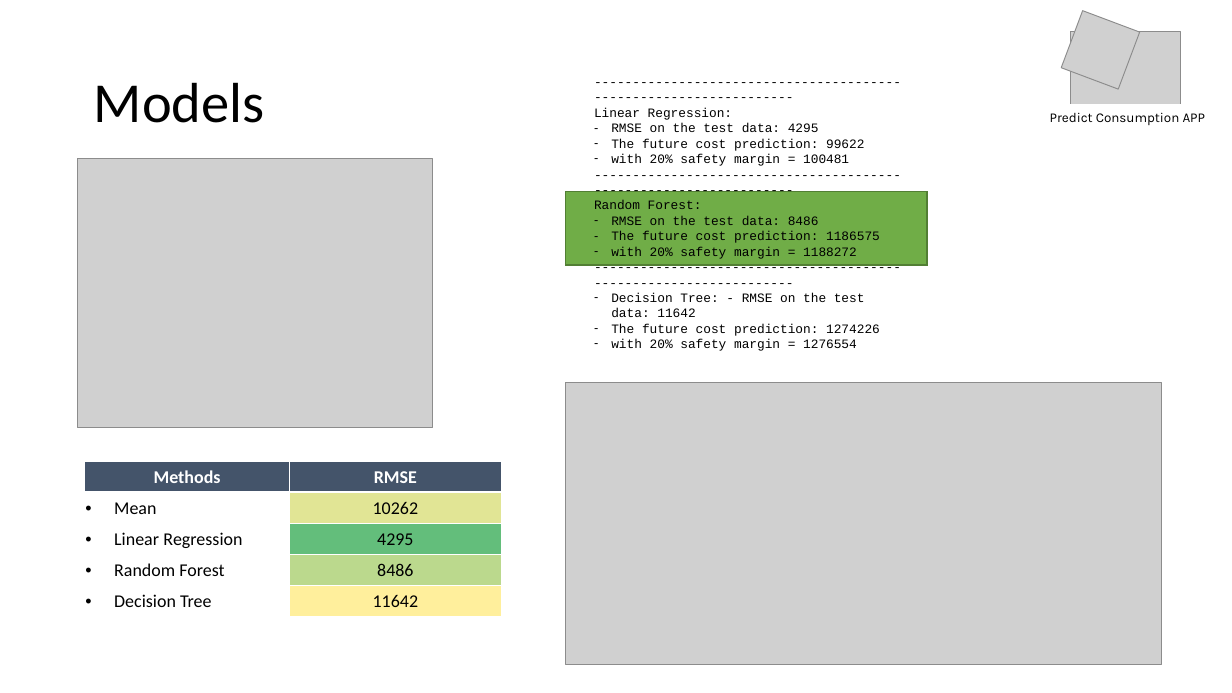
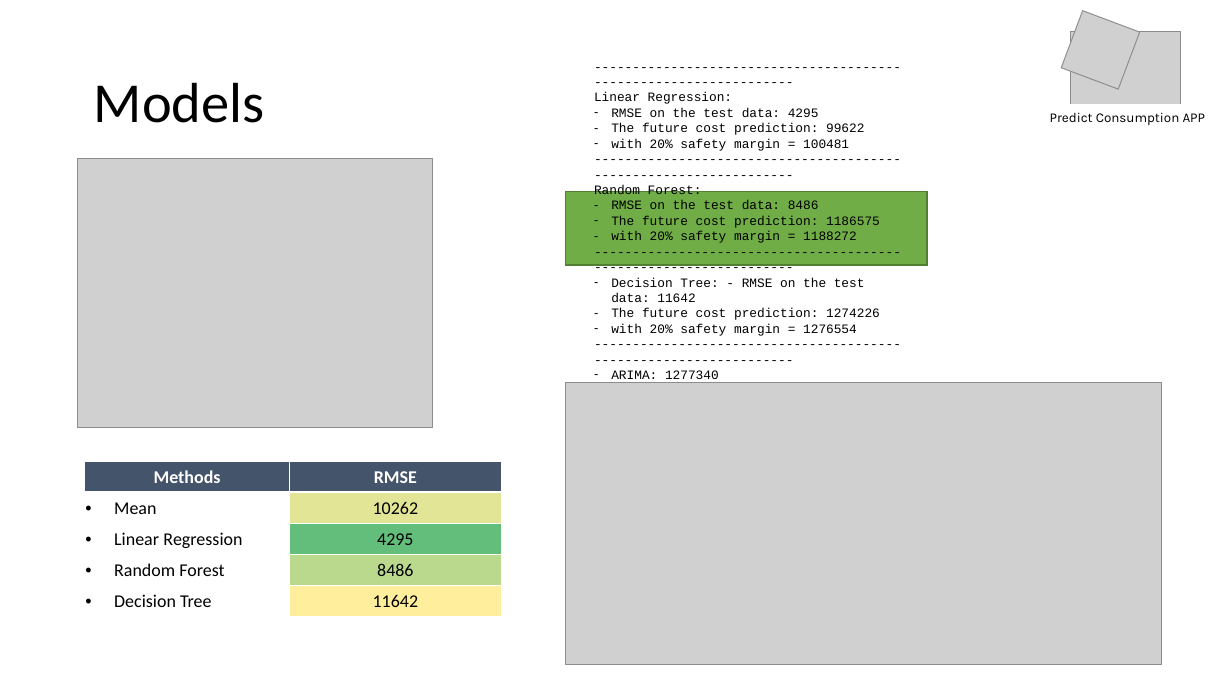
Before and after one commit to antahiap/siemens-use-case, a slide deck: slide 4 of doc/Case Study Data Scientist Production Planning.pptx. Drawn at 1232x693 pixels with LibreOffice and Linux fonts; fonts in the diff are those of the drawing; grey boxes stand for pictures. Boxes give left, top, right and bottom in pixels: in the first picture for what was removed or moved away, otherwise in the second. Text is boxed around its words. In the diff, an @@ line names an element or a change of style, - is before the commit and + after.

```diff
--- a/doc/Case Study Data Scientist Production Planning.pptx
+++ b/doc/Case Study Data Scientist Production Planning.pptx
@@ text at <box>594,92,880,336</box>: paragraphs added @@
+------------------------------------------------------------------
+– ARIMA: 1277340
@@ text "------------------------------------------------------------ ...": place and size @@
-text "------------------------------------------------------------ ..." at <box>594,108,880,336</box>
+text "------------------------------------------------------------ ..." at <box>594,92,880,336</box>
```
Also in this commit, not shown: 1 other slide changed, 1 slide added, 2 other files.
